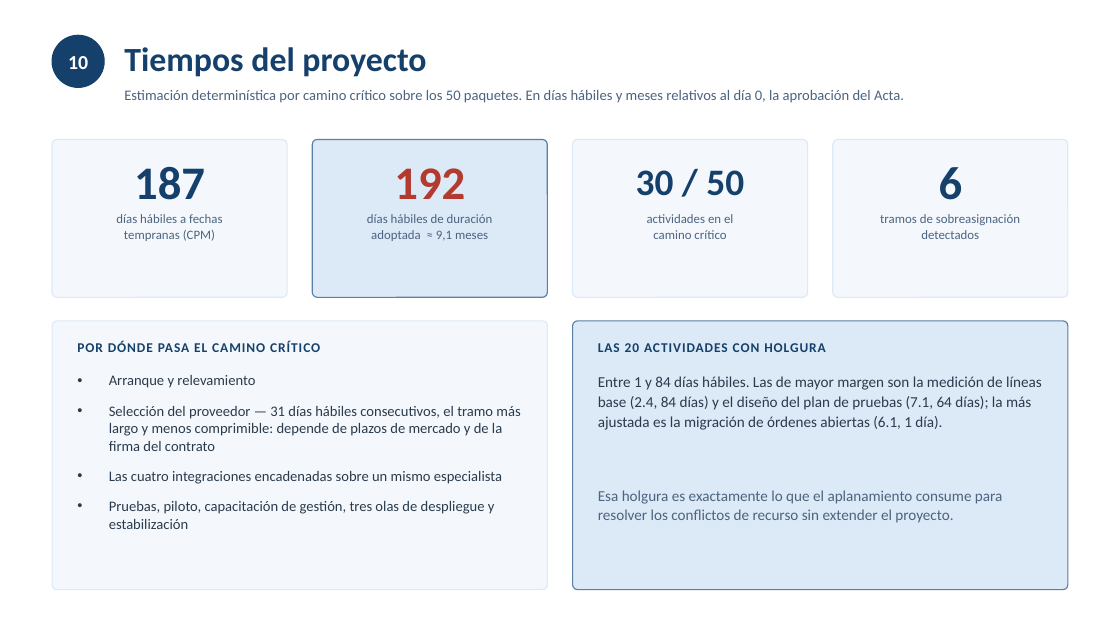
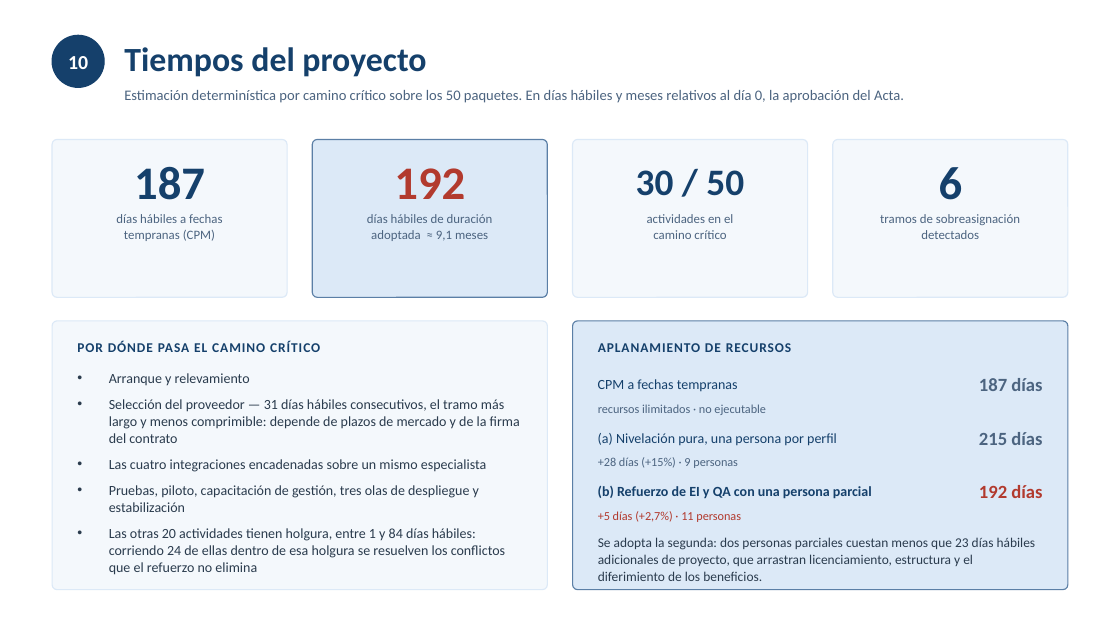
Before and after one commit to JuanBonadeo/utn_brain, a slide deck: slide 15 of materias/ASI/entregables/etapa3-presentacion.pptx. Drawn at 1120x630 pixels with LibreOffice and Linux fonts; fonts in the diff are those of the drawing. Boxes give left, top, right and bottom in pixels: in the first picture for what was removed or moved away, otherwise in the second. Text is boxed around its words. In the diff, an @@ line names an element or a change of style, - is before the commit and + after.

```diff
--- a/materias/ASI/entregables/etapa3-presentacion.pptx
+++ b/materias/ASI/entregables/etapa3-presentacion.pptx
@@ text at box(598, 343, 791, 352): text changed @@
-LAS 20 ACTIVIDADES CON HOLGURA
+APLANAMIENTO DE RECURSOS
@@ text at box(109, 373, 520, 512): size 12.5 to 12 pt in "Arranque y relevamiento", "Selección del proveedor — 31 días hábiles ...", "Las cuatro integraciones encadenadas sobre un mismo ...", "Pruebas, piloto, capacitación de gestión, tres olas ..."; less space between paragraphs @@
@@ text at box(598, 379, 738, 391): text changed; size 13 to 12 pt; text colour #2A3B4D to #15406B @@
-Entre 1 y 84 días hábiles. Las de mayor margen son la medición de líneas base (2.4, 84 días) y el diseño del plan de pruebas (7.1, 64 días); la más ajustada es la migración de órdenes abiertas (6.1, 1 día).
+CPM a fechas tempranas
@@ text "CPM a fechas tempranas" at box(598, 379, 738, 391): vertical alignment top to middle @@
@@ text added at box(979, 378, 1042, 391), 16 pt, text #4C6480, bold @@
+187 días
@@ text added at box(598, 404, 766, 415), 10.5 pt, text #4C6480 @@
+recursos ilimitados · no ejecutable
@@ text added at box(598, 433, 837, 446), 12 pt, text #15406B @@
+(a) Nivelación pura, una persona por perfil
@@ text added at box(979, 432, 1042, 445), 16 pt, text #4C6480, bold @@
+215 días
@@ text added at box(598, 457, 738, 468), 10.5 pt, text #4C6480 @@
++28 días (+15%) · 9 personas
@@ text removed at box(598, 490, 1002, 523) @@
-Esa holgura es exactamente lo que el aplanamiento consume para resolver los conflictos de recurso sin extender el proyecto.
@@ text added at box(598, 486, 872, 499), 12 pt, text #15406B, bold @@
+(b) Refuerzo de EI y QA con una persona parcial
@@ text added at box(979, 485, 1042, 498), 16 pt, text #B23A2E, bold @@
+192 días
@@ text at box(109, 528, 505, 575): paragraph added @@
+• Las otras 20 actividades tienen holgura, entre 1 y 84 días hábiles: corriendo 24 de ellas dentro de esa holgura se resuelven los conflictos que el refuerzo no elimina
@@ text added at box(598, 511, 741, 522), 10.5 pt, text #B23A2E @@
++5 días (+2,7%) · 11 personas
@@ text added at box(598, 537, 1036, 581), 11.5 pt, text #2A3B4D @@
+Se adopta la segunda: dos personas parciales cuestan menos que 23 días hábiles adicionales de proyecto, que arrastran licenciamiento, estructura y el diferimiento de los beneficios.
```
Also in this commit, not shown: 5 slides added, 5 slides removed, 3 other files.
